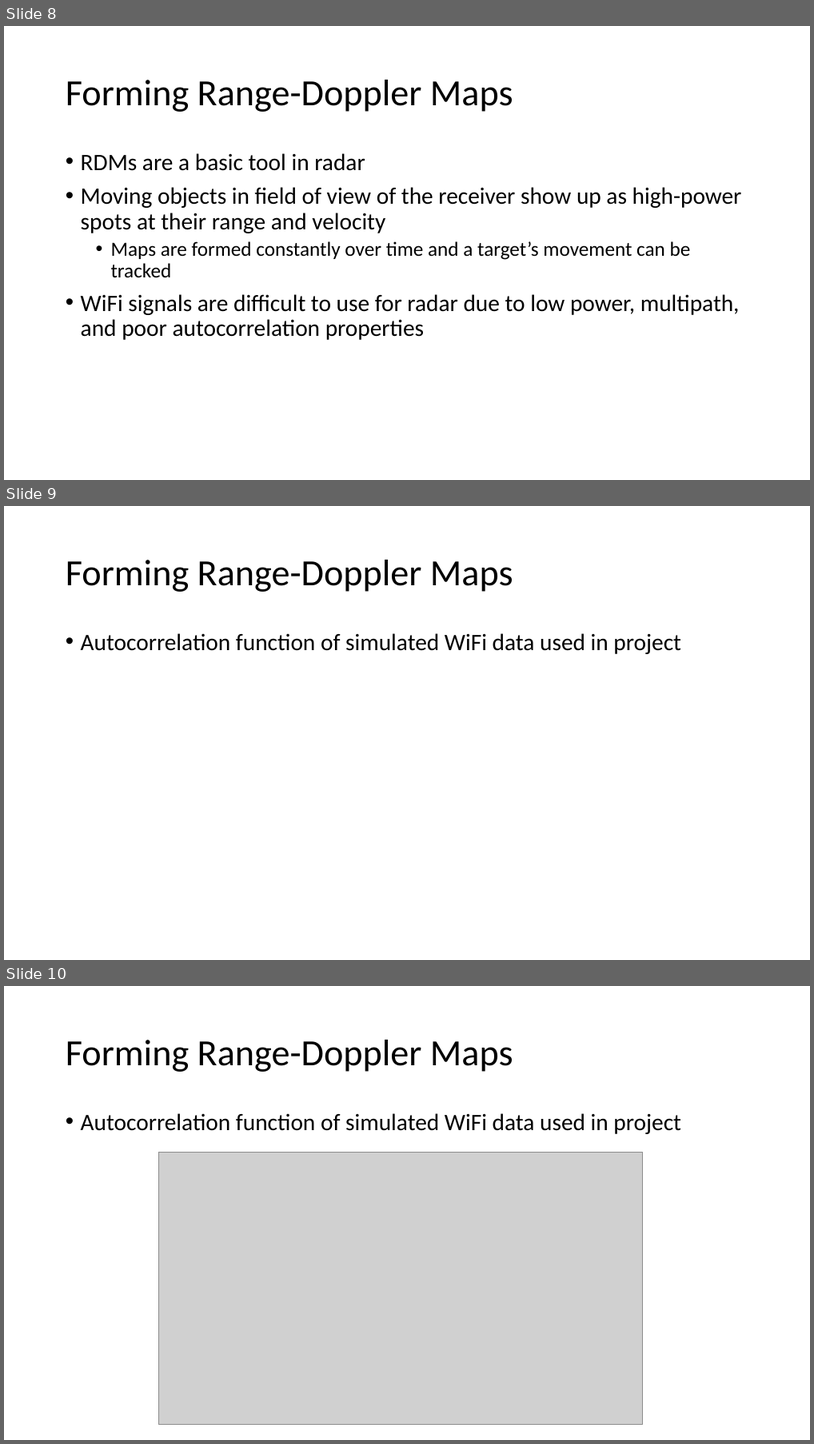
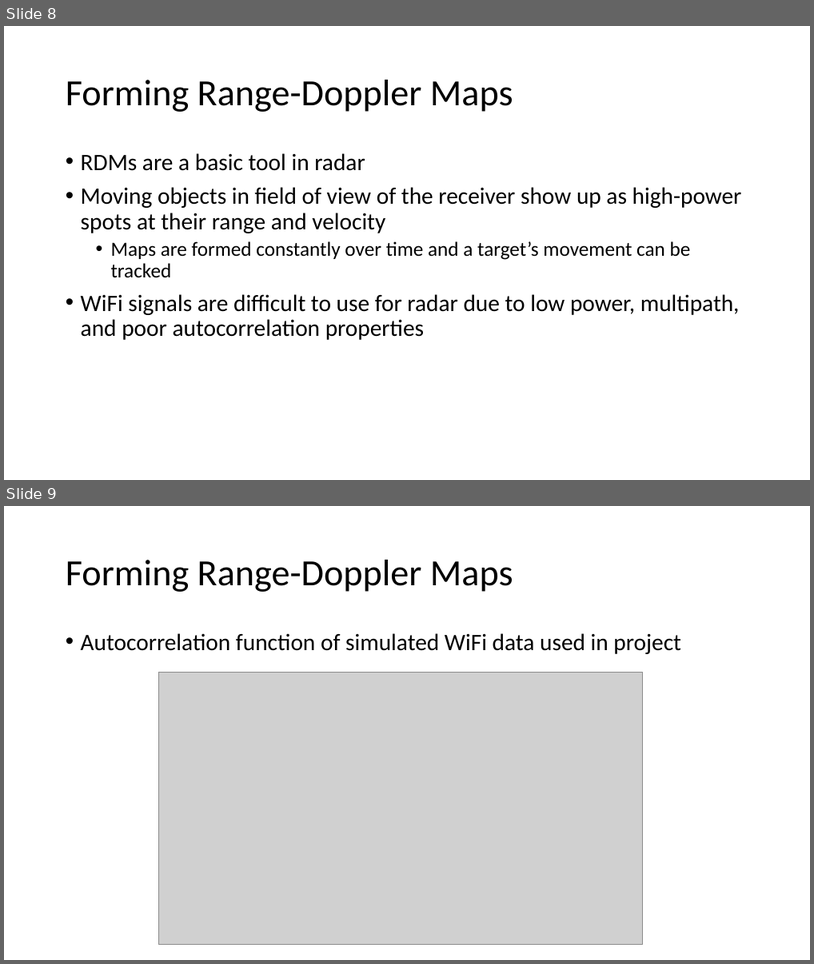
Before and after one commit to USRPMAN/wifi-radar, a slide deck: presentation.pptx. Shown one above the other, each under a label of ours: slides 8, 9 and 10 before the commit, slides 8 and 9 after it. The pictures are 814x1444 and 814x964 pixels, drawn with LibreOffice and Linux fonts; fonts in the diff are those of the drawing; grey boxes stand for pictures. Boxes give left, top, right and bottom in pixels: in the first picture for what was removed or moved away, otherwise in the second. Text is boxed around its words. In the diff, an @@ line names an element or a change of style, - is before the commit and + after.

```diff
--- a/presentation.pptx
+++ b/presentation.pptx
@@ slide 9 removed at [4, 506, 810, 960], background #FFFFFF @@
@@ title removed at [66, 560, 514, 592] @@
-Forming Range-Doppler Maps
@@ text removed at [81, 633, 682, 654] @@
-• Autocorrelation function of simulated WiFi data used in project
@@ what was slide 10 is now slide 9 @@
```
Also in this commit, not shown: 1 slide added, 1 other file.
